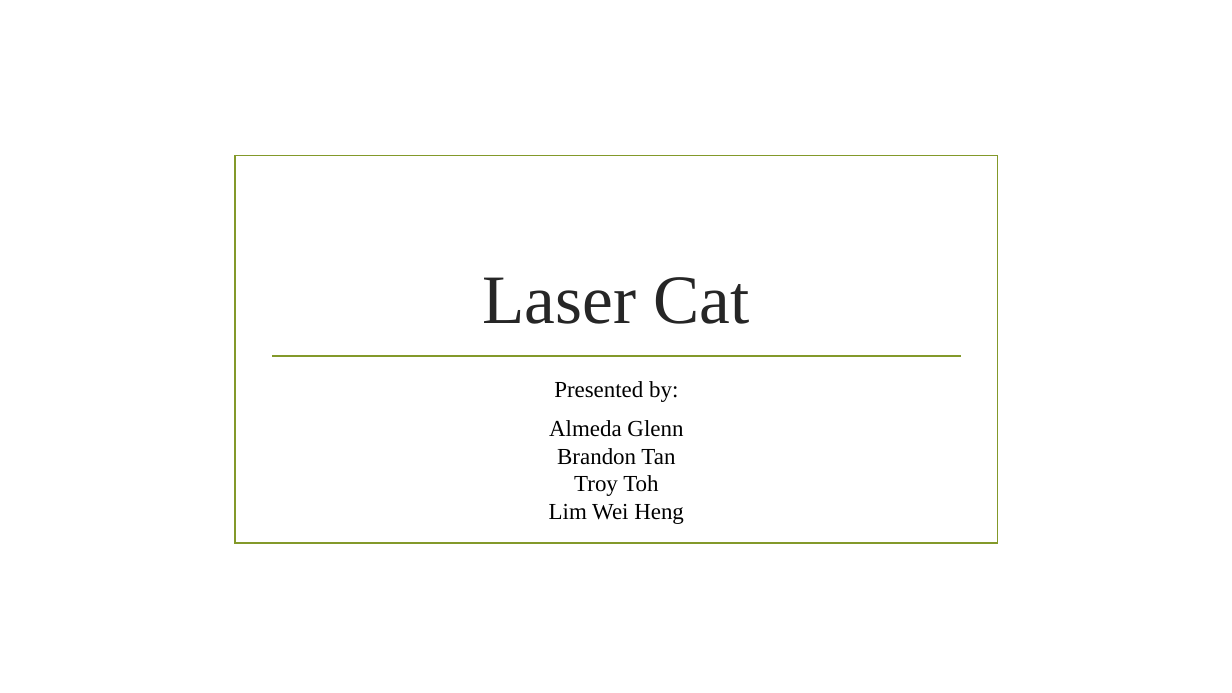
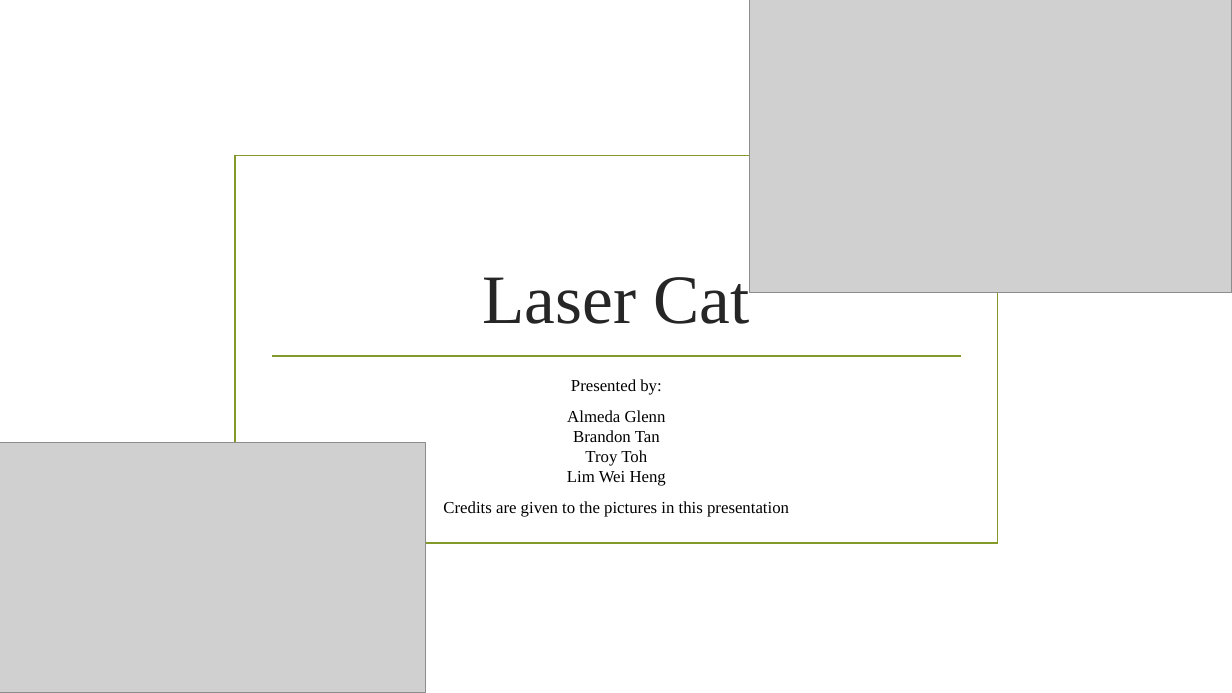
Before and after one commit to Glenn-Pao/StudioPStuff, a slide deck: slide 1 of Laser Cat (concept paper).pptx. Drawn at 1232x693 pixels with LibreOffice and Linux fonts; fonts in the diff are those of the drawing; grey boxes stand for pictures; background and template pictures are left out. Boxes give left, top, right and bottom in pixels: in the first picture for what was removed or moved away, otherwise in the second. Text is boxed around its words. In the diff, an @@ line names an element or a change of style, - is before the commit and + after.

Commit message:
PPT has been updated. Prototype will be presented next week.

```diff
--- a/Laser Cat (concept paper).pptx
+++ b/Laser Cat (concept paper).pptx
@@ picture added at [750, 0, 1232, 293] @@
@@ subtitle at [567, 379, 666, 486]: size 17.9 to 13.1 pt in "Presented by:", "Almeda Glenn Brandon Tan Troy Toh Lim ..." @@
@@ picture added at [0, 443, 425, 693] @@
@@ subtitle at [443, 501, 789, 517]: paragraph added @@
+Credits are given to the pictures in this presentation
```
Also in this commit, not shown: 5 other slides changed.
